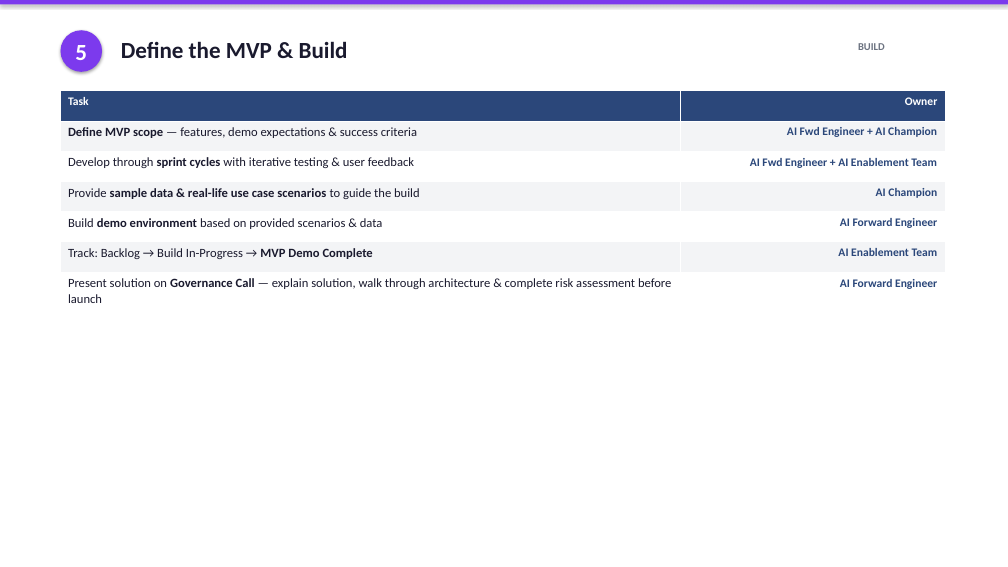
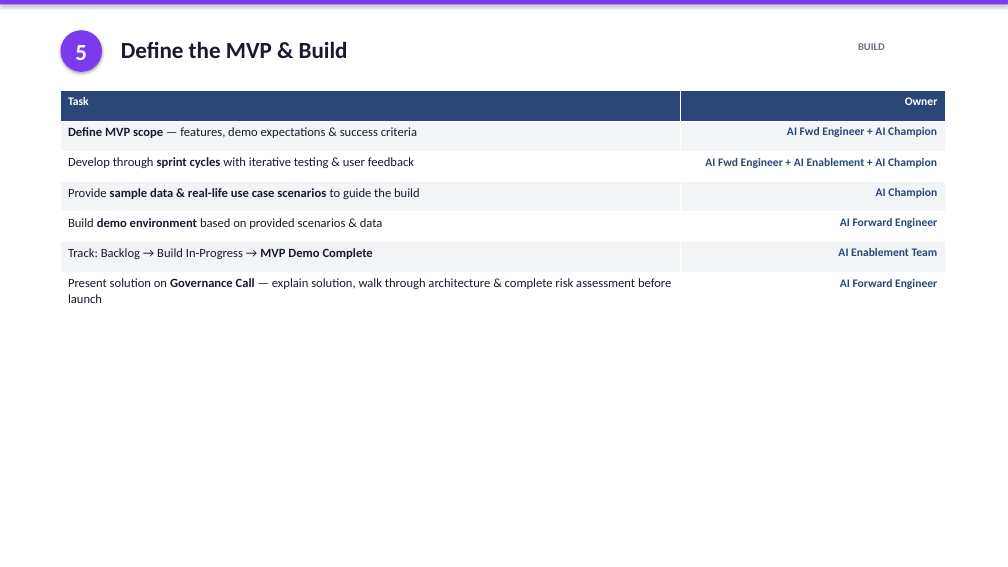
Before and after one commit to JessieWang0926/Intake-to-GTM, a slide deck: slide 8 of AI-Use-Case-to-GTM-Step-Guide.pptx. Drawn at 1008x567 pixels with LibreOffice and Linux fonts; fonts in the diff are those of the drawing. Boxes give left, top, right and bottom in pixels: in the first picture for what was removed or moved away, otherwise in the second. Text is boxed around its words. In the diff, an @@ line names an element or a change of style, - is before the commit and + after.

```diff
--- a/AI-Use-Case-to-GTM-Step-Guide.pptx
+++ b/AI-Use-Case-to-GTM-Step-Guide.pptx
@@ table at [60,91,945,307] @@
-row 3, column 2: AI Fwd Engineer + AI Enablement Team
+row 3, column 2: AI Fwd Engineer + AI Enablement + AI Champion
```
Also in this commit, not shown: 3 other slides changed, 4 other files.
